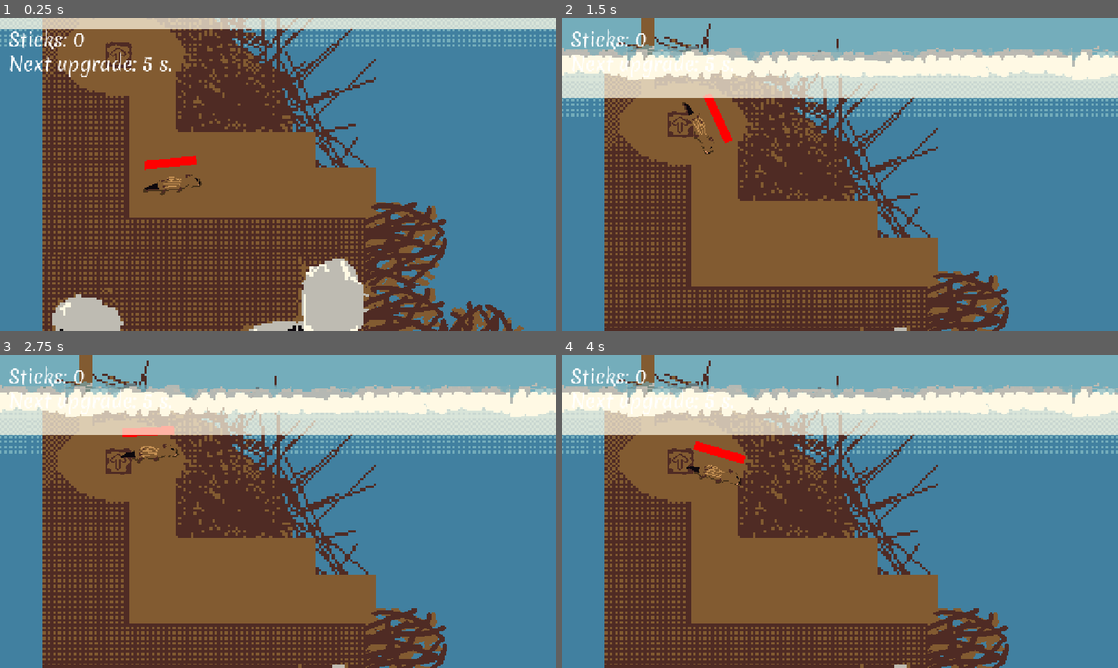
Above: before the commit, frames 1-4 (two rows, left to right).
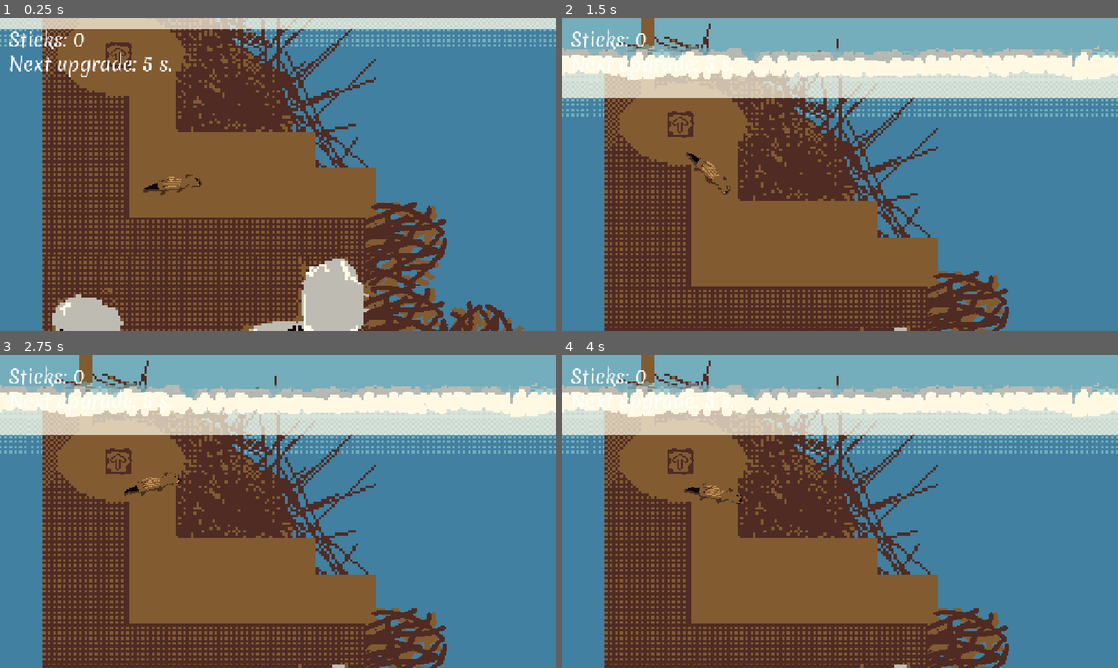
Above: after the commit, the same moments.

Repository: Joey451-OG/5499-Project-1
Game: Godot game, scene res://Scenes/main.tscn
Two runs of this game, one before a commit and one after it. Both use one fixed random seed, a clock stepped at 60 frames per second and the inputs below.
Inputs (mouse positions are in pixels of both pictures, inside the frame that each line leads up to):
- Up to frame 1 (0.25 s): no input
- Up to frame 2 (1.5 s): move the mouse to (678, 49) at 0.52 s; hold Space (swim) 0.53-1.28 s; move the mouse to (728, 190) at 1.27 s; tap Space (swim) at 1.35 s
- Up to frame 3 (2.75 s): tap Enter at 2 s; move the mouse to (333, 442) at 2.02 s; hold Space (swim) from 2.03 s (still down)
- Up to frame 4 (4 s): move the mouse to (812, 574) at 2.77 s; release Space (swim) at 2.78 s; tap Space (swim) at 2.85, 3.5 s; move the mouse to (1006, 558) at 3.52 s; hold Space (swim) from 3.53 s (still down)

The runs differ from the first frame. In frame 1, 0.3% of the frame differs, in the area x 26-36%, y 44-49%; in frame 2, 0.6%; in frame 3, 0.6%; in frame 4, 0.6%, in the area x 22-33%, y 27-48%.

Commit message:
Fixed air in giant stick

Diff:
--- a/Scenes/main.tscn
+++ b/Scenes/main.tscn
@@ -1129,6 +1129,9 @@
 [node name="Pickup21" parent="Pickups" unique_id=1452019734 instance=ExtResource("4_jjvhh")]
 position = Vector2(2906, 1913)
 
+[node name="Pickup26" parent="Pickups" unique_id=7490424 instance=ExtResource("4_jjvhh")]
+position = Vector2(1745, 1734)
+
 [node name="Pickup22" parent="Pickups" unique_id=1530950256 instance=ExtResource("4_jjvhh")]
 position = Vector2(2422, 1199)
 rotation = 1.1526557
@@ -1180,7 +1183,7 @@
 [node name="big_stick_air" type="Area2D" parent="Areas" unique_id=508041871]
 collision_layer = 2
 collision_mask = 0
-metadata/isAir = false
+metadata/isAir = true
 
 [node name="CollisionPolygon2D" type="CollisionPolygon2D" parent="Areas/big_stick_air" unique_id=1616790960]
 position = Vector2(120, 1102)
--- a/Scripts/gdscript/Globals.gd
+++ b/Scripts/gdscript/Globals.gd
@@ -17,7 +17,7 @@
 		points_until_next_upgrade = value
 		emit_signal("pointsUntilUpdate")
 
-var god_mode : bool = true
+var god_mode : bool = false
 var vignette_scale : float = 0.0
 var p_state : PlayerState = PlayerState.IDLE
 var added_upgrade_lock := false
--- a/Scripts/gdscript/player.gd
+++ b/Scripts/gdscript/player.gd
@@ -20,6 +20,7 @@
 
 func _ready() -> void:
 	current_lung_capacity_in_seconds = LUNG_CAPACITY_IN_SECONDS
+	lung_indicator.scale.x = 0
 
 func _process(delta: float) -> void:
 
@@ -68,7 +69,7 @@
 	for area in interacting_hit_box.get_overlapping_areas():
 		if area.has_meta("isAir"):
 			isUnderWater = !area.get_meta("isAir")
-			print(isUnderWater)
+			#print(isUnderWater)
 
 func _physics_process(delta: float) -> void:
 	if Globals.p_state == Globals.PlayerState.DROWNED:
